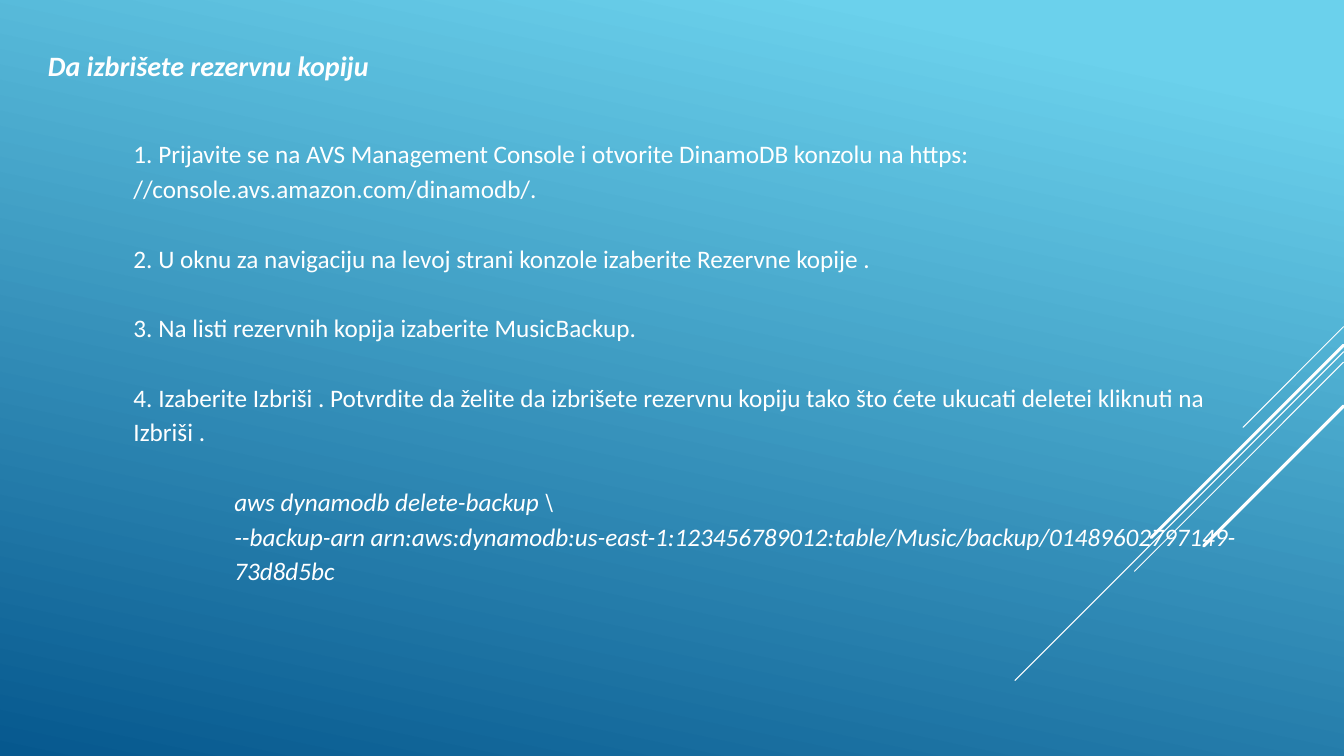
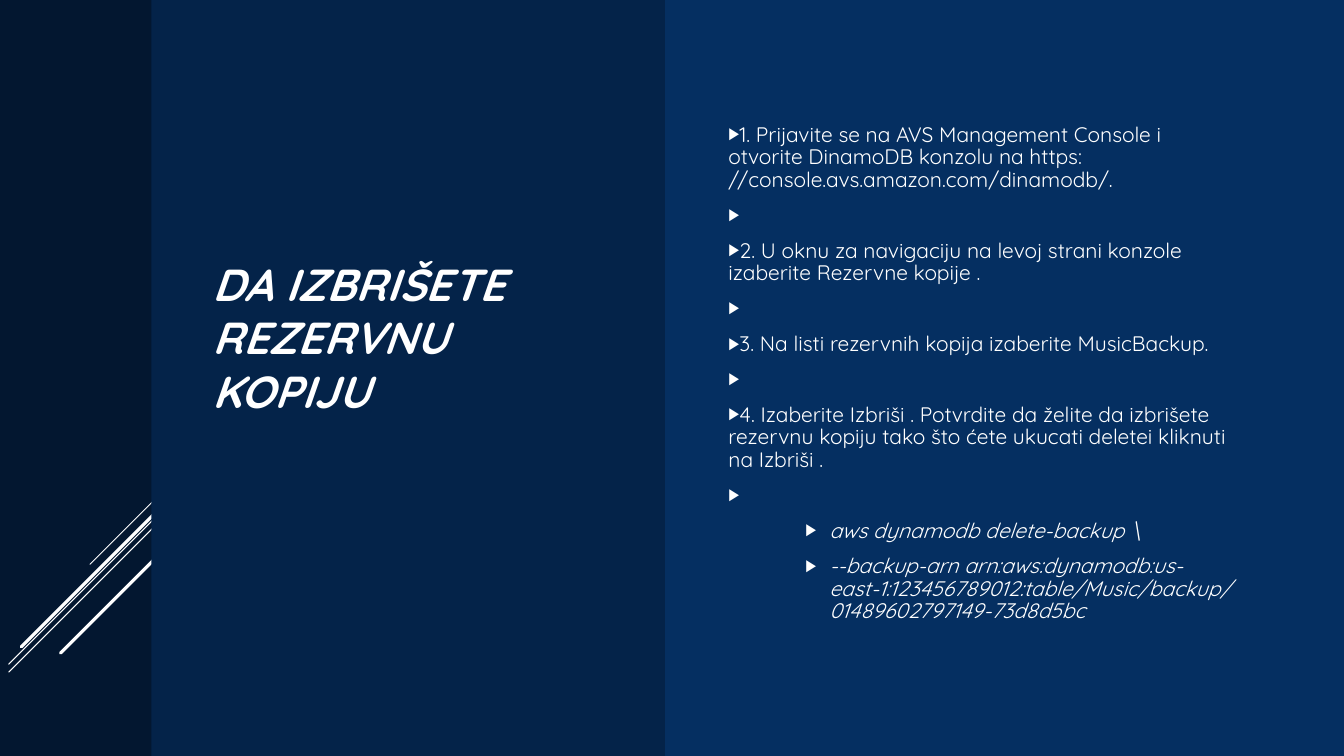
Before and after one commit to Teaa22/Baze, a slide deck: slide 11 of Seminarski 2.pptx (slide 9 before the commit). Drawn at 1344x756 pixels with LibreOffice and Linux fonts; fonts in the diff are those of the drawing. Boxes give left, top, right and bottom in pixels: in the first picture for what was removed or moved away, otherwise in the second. Text is boxed around its words. In the diff, an @@ line names an element or a change of style, - is before the commit and + after.

```diff
--- a/Seminarski 2.pptx
+++ b/Seminarski 2.pptx
@@ background gradient #6ED2EB to #06588E to #146194 @@
@@ rectangle added at bbox=[0, 0, 1344, 756], fill #052F61 @@
@@ rectangle added at bbox=[0, 0, 158, 756], fill #031730 @@
@@ rectangle added at bbox=[151, 0, 664, 756], fill #042349 @@
@@ text "DA IZBRIŠETE REZERVNU KOPIJU" at bbox=[212, 261, 505, 409]: vertical alignment top to middle @@
@@ text "1. Prijavite se na AVS ...": place and size @@
-text "1. Prijavite se na AVS ..." at bbox=[133, 145, 1236, 580]
+text "1. Prijavite se na AVS ..." at bbox=[728, 126, 1231, 619]
@@ text "1. Prijavite se na AVS ..." at bbox=[728, 126, 1231, 619]: size 18 to 15 pt, font Calibri to Quicksand; bullet none to ▶; line spacing 1.15 to 0.9; more space between paragraphs; vertical alignment top to middle @@
@@ text at bbox=[212, 261, 505, 409]: text changed; size 20 to 32 pt; font Calibri to Quicksand @@
-Da izbrišete rezervnu kopiju
+DA IZBRIŠETE REZERVNU KOPIJU
@@ group added at bbox=[9, 489, 165, 673]: 5 lines @@
```
Also in this commit, not shown: 10 other slides changed, 3 slides added, 5 other files.
